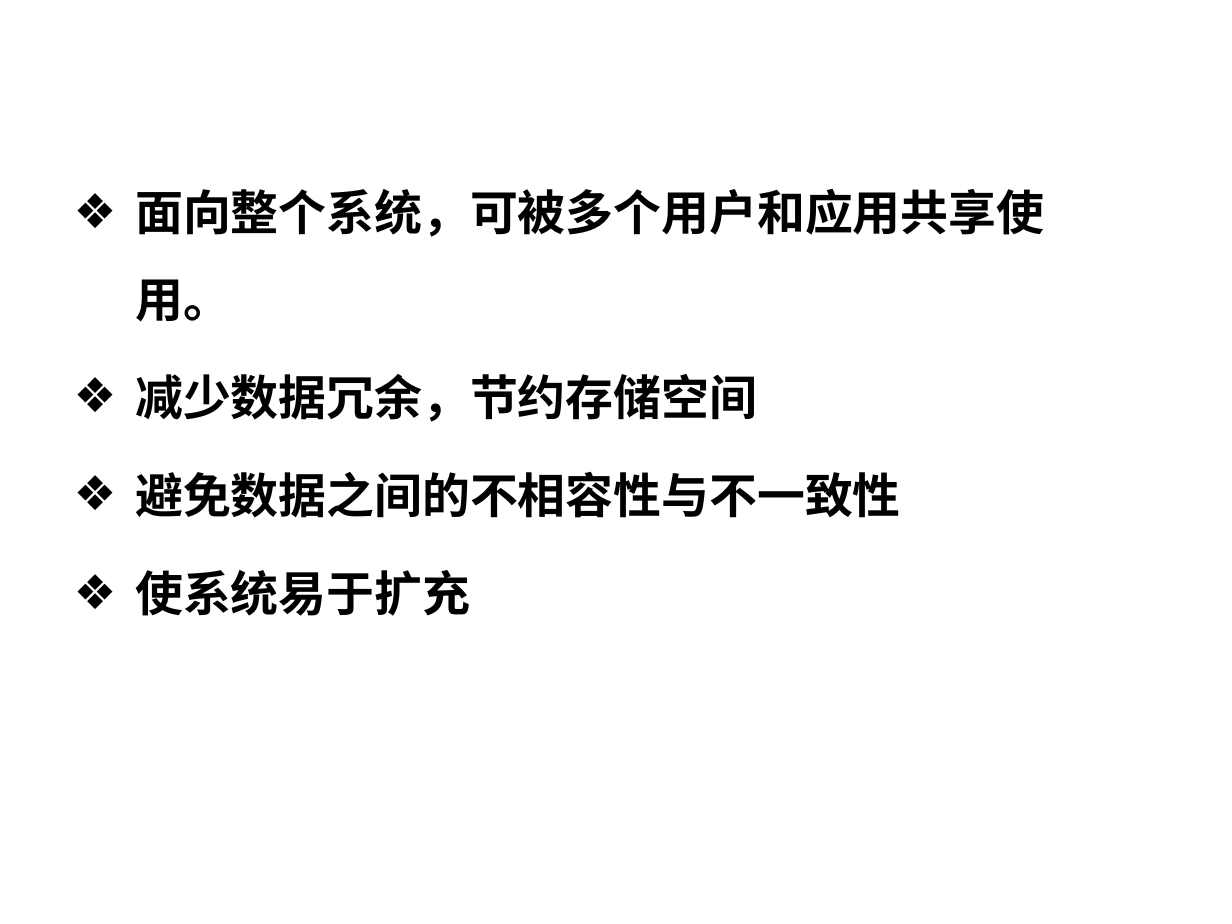
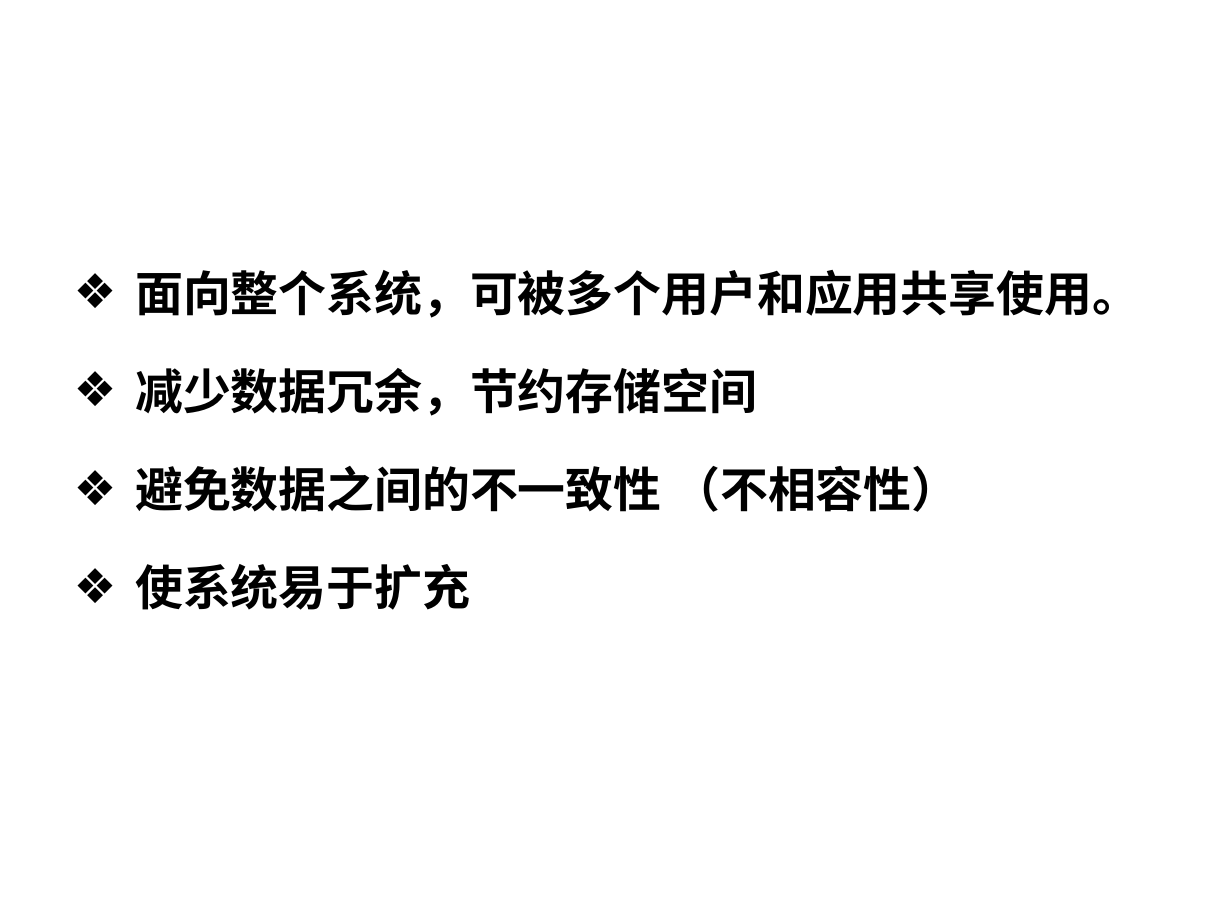
Before and after one commit to HBU/DataBase, a slide deck: slide 32 of PPT/DB第01章.ppt. Drawn at 1232x924 pixels with LibreOffice and Linux fonts; fonts in the diff are those of the drawing; background and template pictures are left out. Boxes give left, top, right and bottom in pixels: in the first picture for what was removed or moved away, otherwise in the second. Text is boxed around its words. In the diff, an @@ line names an element or a change of style, - is before the commit and + after.

```diff
--- a/PPT/DB第01章.ppt
+++ b/PPT/DB第01章.ppt
@@ text "面向整个系统，可被多个用户和应用共享使用。": place and size @@
-text "面向整个系统，可被多个用户和应用共享使用。" at box(135, 189, 1044, 616)
+text "面向整个系统，可被多个用户和应用共享使用。" at box(135, 270, 1140, 610)
@@ text at box(135, 465, 959, 512): text changed @@
-❖ 避免数据之间的不相容性与不一致性
+❖ 避免数据之间的不一致性 （不相容性）
```
Also in this commit, not shown: 13 other slides changed.
